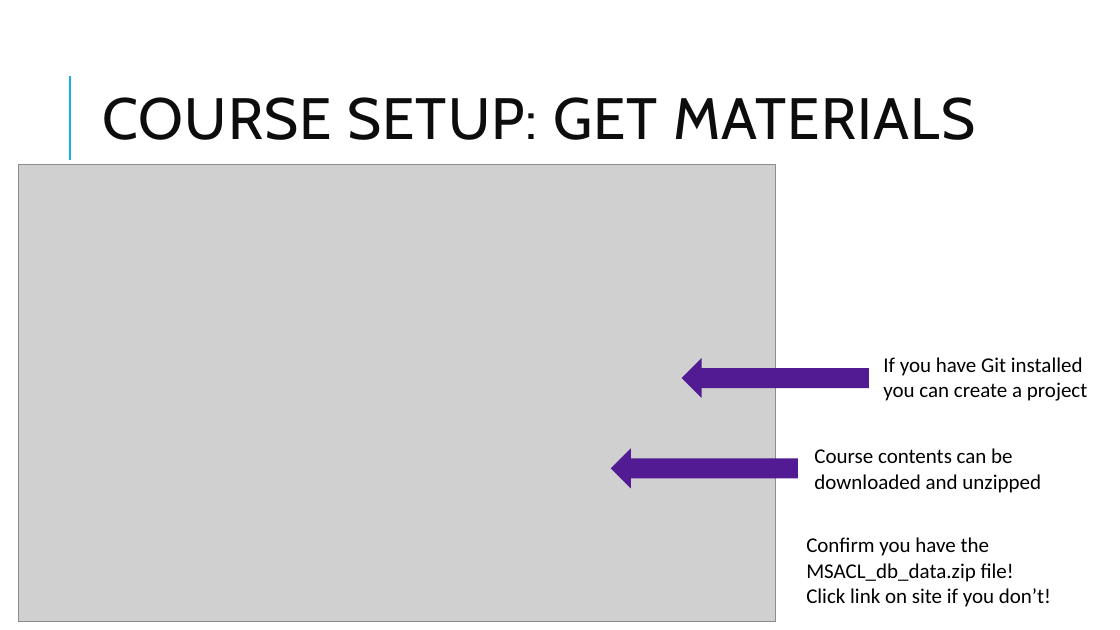
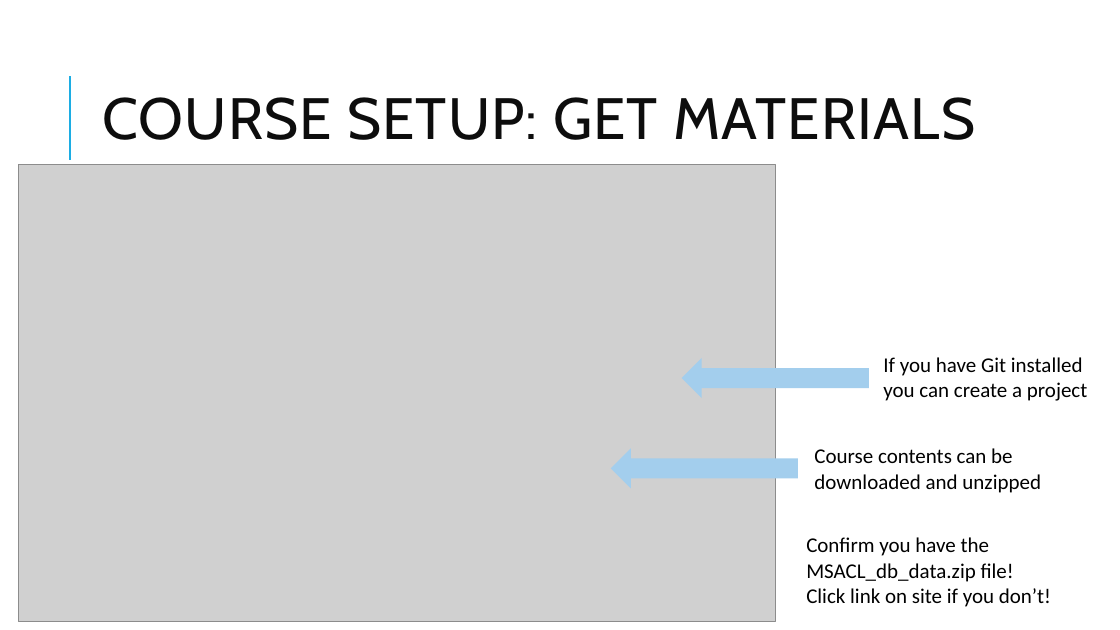
Before and after one commit to pcmathias/databases-dashboards-in-R, a slide deck: slide 4 of slides/00 - Intro.pptx. Drawn at 1120x630 pixels with LibreOffice and Linux fonts; fonts in the diff are those of the drawing; grey boxes stand for pictures. Boxes give left, top, right and bottom in pixels: in the first picture for what was removed or moved away, otherwise in the second. Text is boxed around its words. In the diff, an @@ line names an element or a change of style, - is before the commit and + after.

```diff
--- a/slides/00 - Intro.pptx
+++ b/slides/00 - Intro.pptx
@@ down arrow at <box>682,358,869,399</box>: fill #521B93 to #A3CEED @@
@@ down arrow at <box>611,448,799,489</box>: fill #521B93 to #A3CEED @@
```
Also in this commit, not shown: 7 other slides changed.
